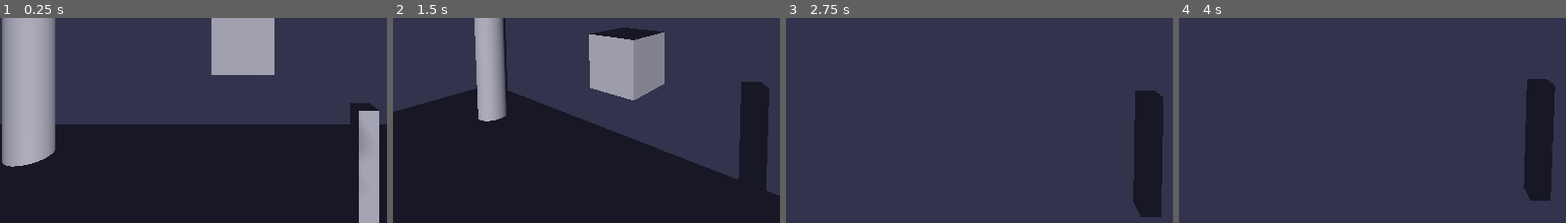
Above: before the commit, frames 1-4 (left to right).
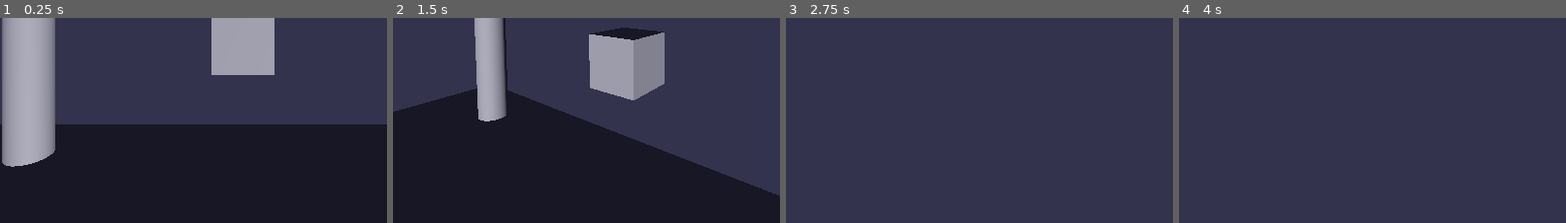
Above: after the commit, the same moments.

Repository: markettrade724-max/real-team
Game: Godot game, scene res://main_scene.tscn
Same seed, same stepped clock (60 frames per second), same inputs: the game is played once before the commit and once after it.
Inputs (mouse positions are % of the whole screen's width and height, from its top left):
- Up to frame 1 (0.25 s): no input
- Up to frame 2 (1.5 s): tap Enter at 0.5 s; move the mouse to (72, 42) at 0.52 s; hold D (move_right) 0.53-1.28 s; click (72, 42) at 0.6 s; tap Space (jump) at 0.77 s; move the mouse to (45, 48) at 1.27 s; hold W (move_forward) from 1.28 s (still down); click (45, 48) at 1.35 s
- Up to frame 3 (2.75 s): keep holding W (move_forward); tap Space (jump) at 1.52 s; move the mouse to (52, 45) at 2.02 s; click (52, 45) at 2.1 s
- Up to frame 4 (4 s): keep holding W (move_forward); move the mouse to (49, 49) at 2.77 s; click (49, 49) at 2.85 s; tap Space (jump) at 3.02, 3.5, 3.77 s; move the mouse to (57, 48) at 3.52 s; click (57, 48) at 3.6 s
The pictures show only the part of the screen within x 19-69%, y 50-100%; the shares and areas given below are measured in that part.

The runs differ from the first frame. In frame 1, 3.3% of the frame differs, in the area x 90-98%, y 41-100%; in frame 2, 3.6%; in frame 3, 4.4%, in the area x 89-98%, y 35-98%; in frame 4, 4.2%.
Error after the commit: Cannot call method 'add_child' on a null value. (res://player.gd:13)

Commit message:
Move Muzzle node under Camera3D and adjust position

Diff:
--- a/godot-projects/genesis-3d/player.tscn
+++ b/godot-projects/genesis-3d/player.tscn
@@ -27,5 +27,5 @@
 current = true
 position = Vector3(0, 1.6, 0)
 
-[node name="Muzzle" type="Node3D" parent="."]
-position = Vector3(0.3, 1.4, -1.2)
+[node name="Muzzle" type="Node3D" parent="Camera3D"]
+position = Vector3(0.3, -0.25, -0.6)
